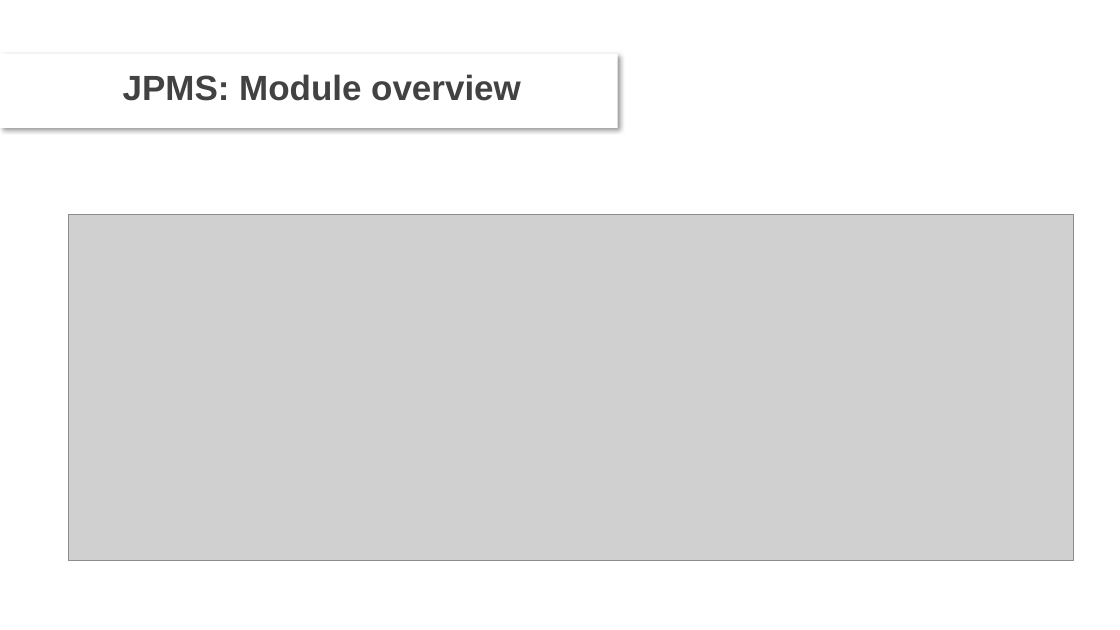
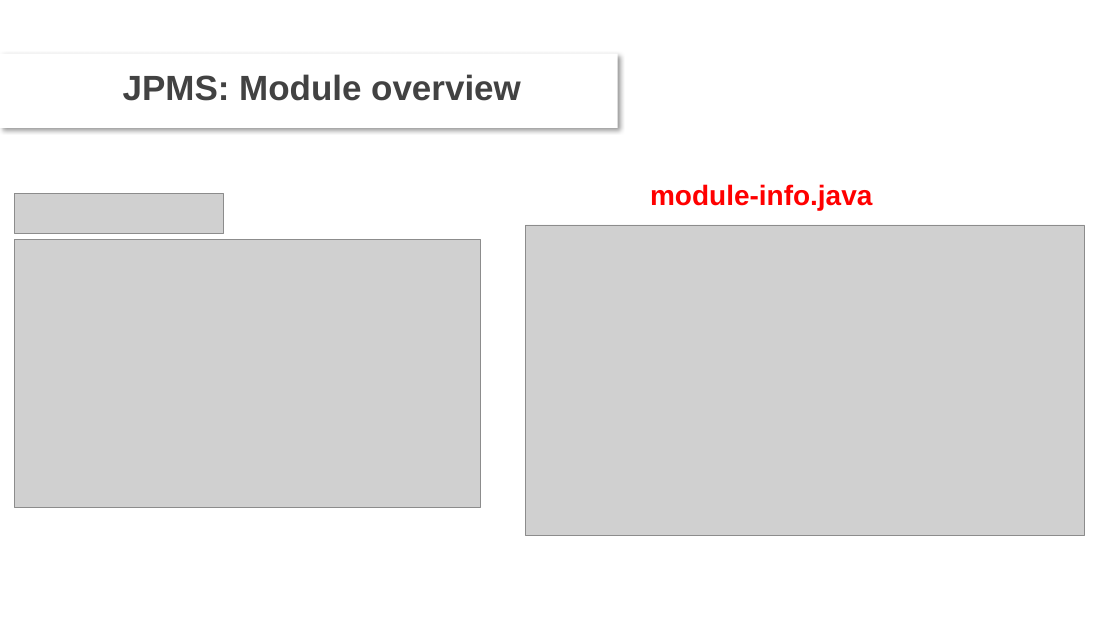
Before and after one commit to DevDay2019-AxonActive/DevDay2019---Advanced-Java, a slide deck: slide 5 of bin/presentations/JPMS.pptx. Drawn at 1120x630 pixels with LibreOffice and Linux fonts; fonts in the diff are those of the drawing; grey boxes stand for pictures; background and template pictures are left out. Boxes give left, top, right and bottom in pixels: in the first picture for what was removed or moved away, otherwise in the second. Text is boxed around its words. In the diff, an @@ line names an element or a change of style, - is before the commit and + after.

```diff
--- a/bin/presentations/JPMS.pptx
+++ b/bin/presentations/JPMS.pptx
@@ picture added at box(14, 193, 223, 234) @@
@@ text added at box(650, 184, 872, 210), 24 pt, text #FF0000, bold @@
+module-info.java
@@ picture added at box(14, 239, 480, 507) @@
@@ picture: place and size @@
-picture at box(69, 214, 1074, 560)
+picture at box(526, 225, 1085, 536)
```
Also in this commit, not shown: 6 other slides changed, 1 other file.
